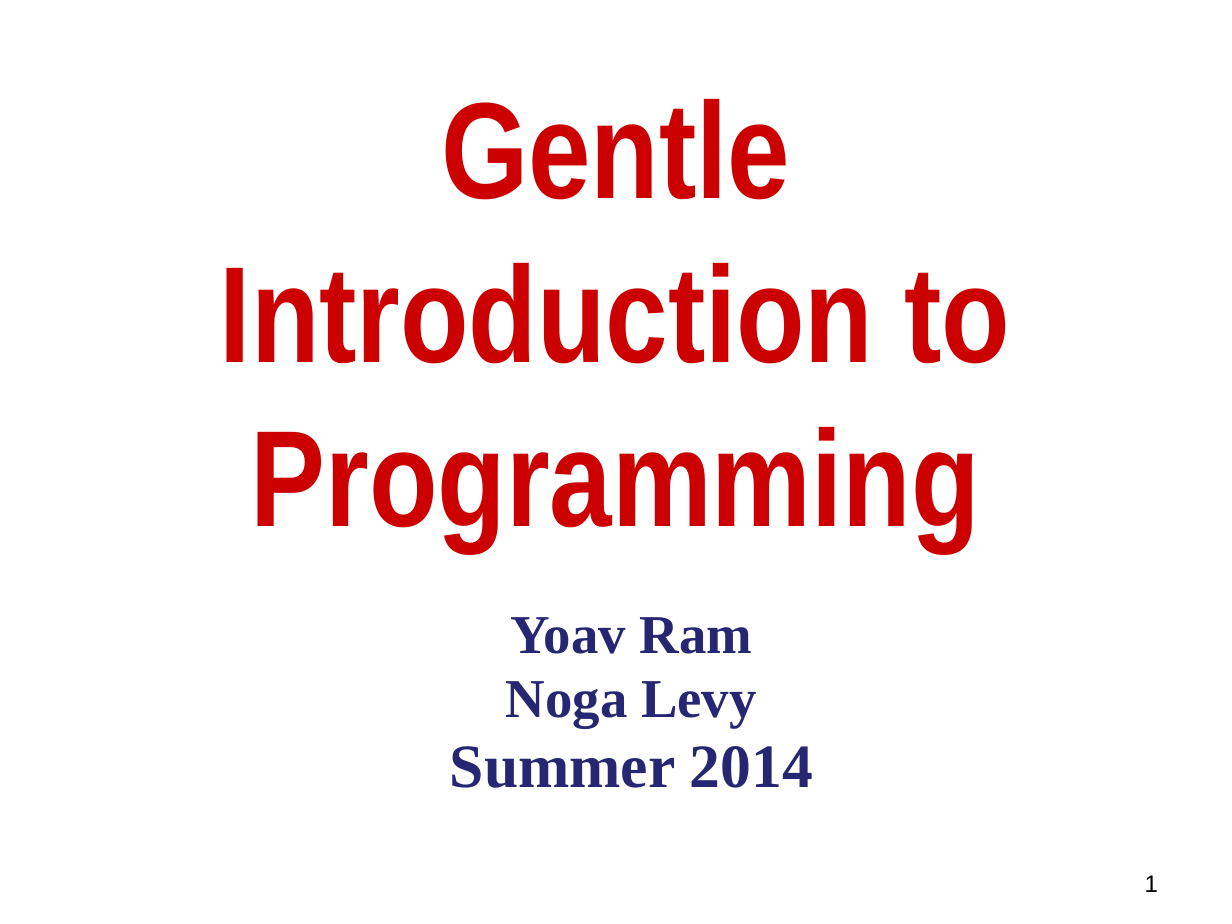
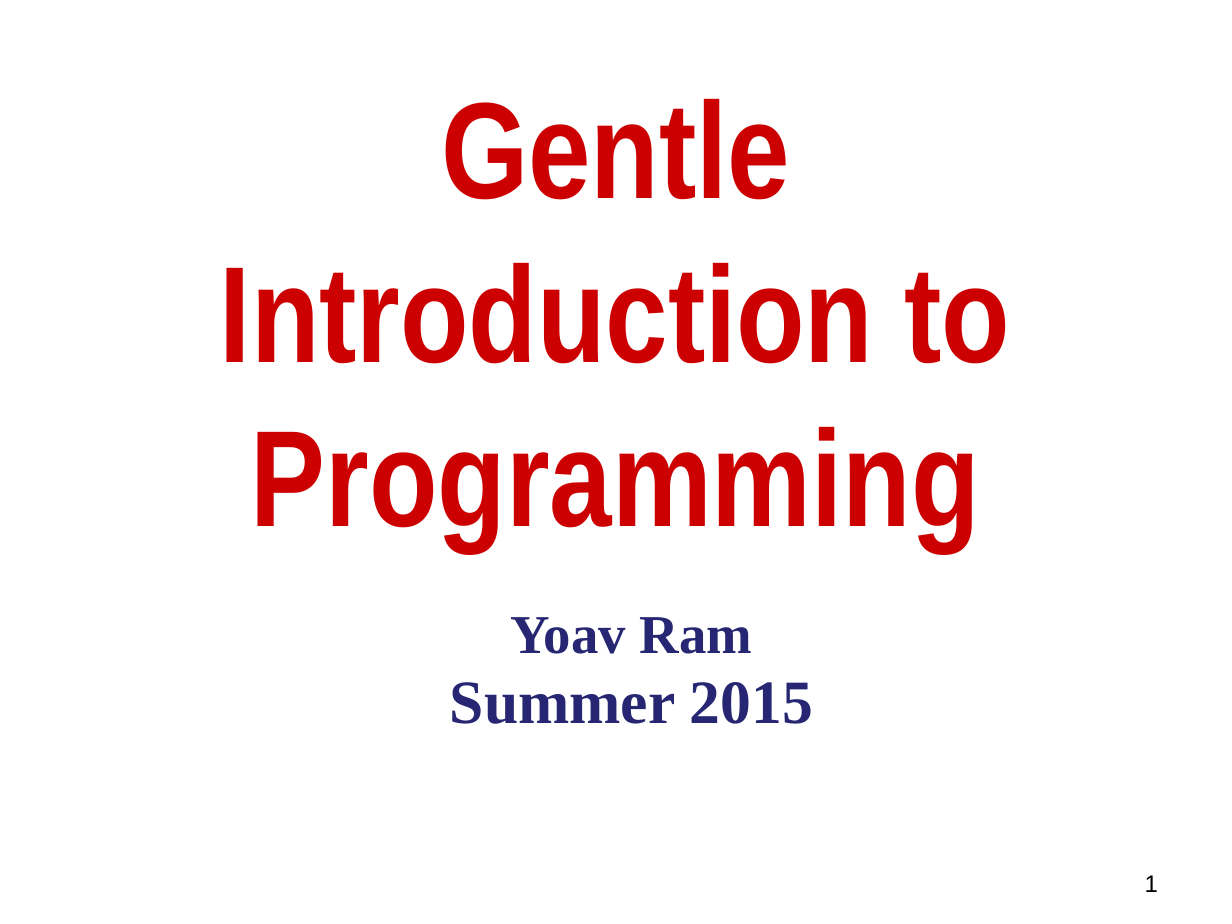
Before and after one commit to robintux/gip, a slide deck: slide 1 of Sessions/1/gip1.pptx. Drawn at 1232x924 pixels with LibreOffice and Linux fonts; fonts in the diff are those of the drawing. Boxes give left, top, right and bottom in pixels: in the first picture for what was removed or moved away, otherwise in the second. Text is boxed around its words. In the diff, an @@ line names an element or a change of style, - is before the commit and + after.

```diff
--- a/Sessions/1/gip1.pptx
+++ b/Sessions/1/gip1.pptx
@@ text at (450, 682, 813, 724): text changed @@
-Noga Levy
-Summer 2014
+Summer 2015
```
Also in this commit, not shown: 11 other slides changed.
